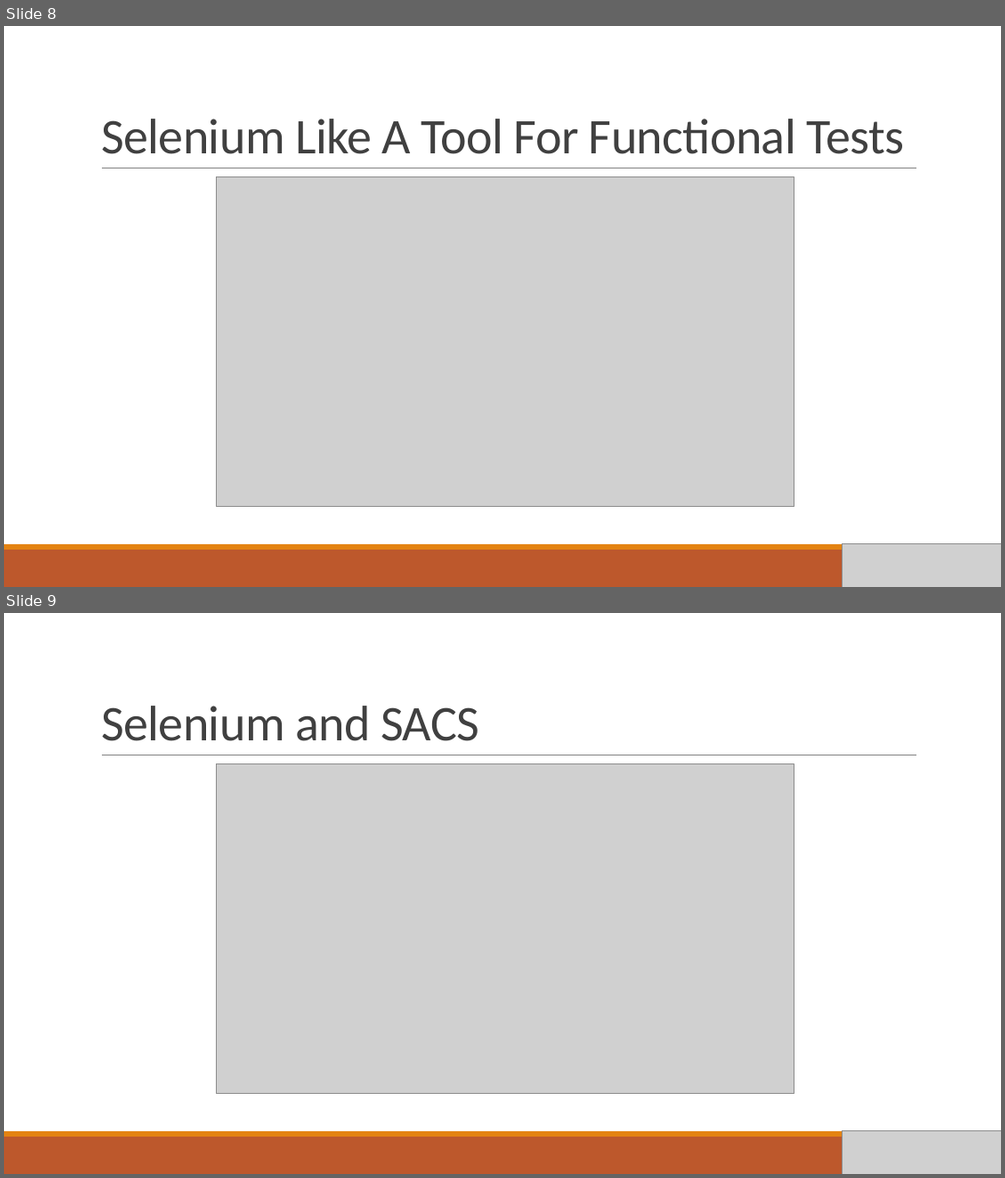
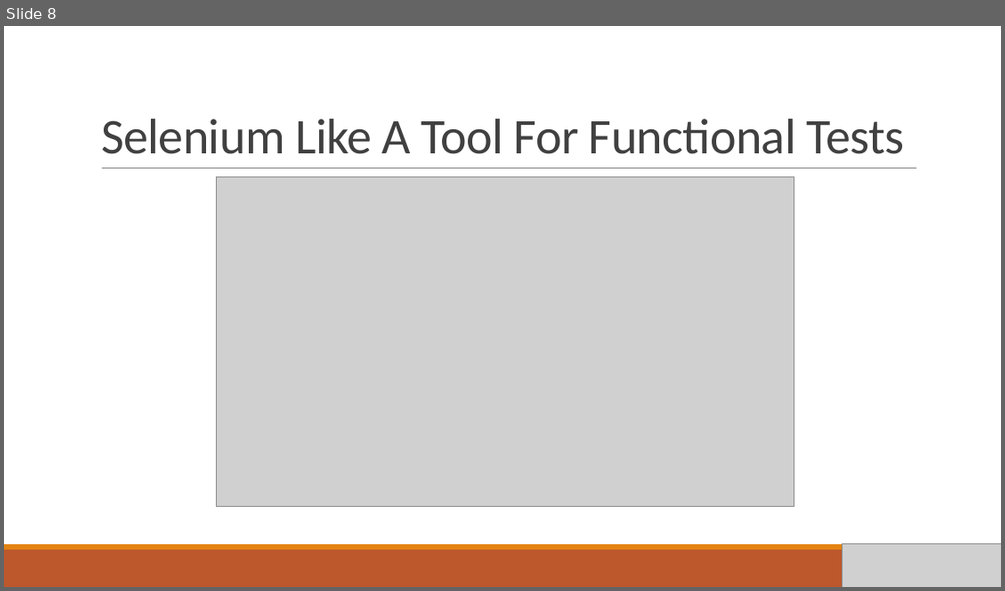
Before and after one commit to SlavaFesenko/SeleniumTest, a slide deck: SeleniumOverview.pptx. Shown one above the other, each under a label of ours: slides 8 and 9 before the commit, slide 8 after it. The pictures are 1005x1178 and 1005x591 pixels, drawn with LibreOffice and Linux fonts; fonts in the diff are those of the drawing; grey boxes stand for pictures. Boxes give left, top, right and bottom in pixels: in the first picture for what was removed or moved away, otherwise in the second. Text is boxed around its words. In the diff, an @@ line names an element or a change of style, - is before the commit and + after.

```diff
--- a/SeleniumOverview.pptx
+++ b/SeleniumOverview.pptx
@@ slide 9 removed at bbox=[4, 613, 1001, 1174], background #FFFFFF; not listed: 3 template elements that a slide beside it also shows @@
@@ title removed at bbox=[101, 706, 479, 741] @@
-Selenium and SACS
@@ picture removed at bbox=[217, 764, 793, 1093] @@
@@ picture removed at bbox=[842, 1130, 1001, 1174] @@
```
Also in this commit, not shown: 10 other slides changed.
